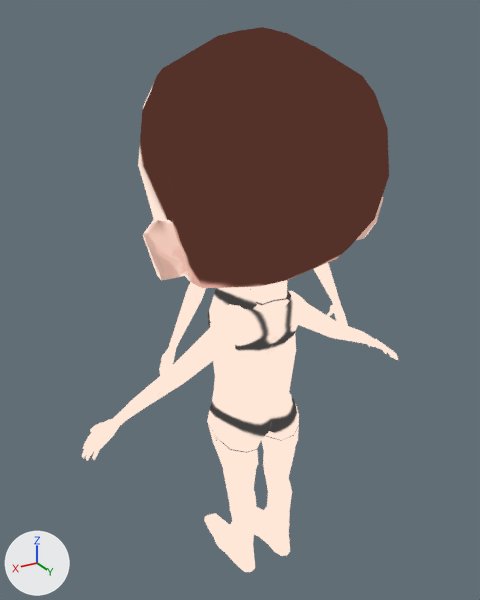
One commit to the Blender file BASEMESH/basemesh.blend: the scene before it, then after it.
Rendered twice from a 50 mm camera at (1.063, 1.666, 1.864) aimed at (0.035, -0.047, 1.008). Arrows for +X, +Y and +Z are at lower left; the lights stay in place.

Names of what the first picture shows: 'Chibi', 'Normal'.
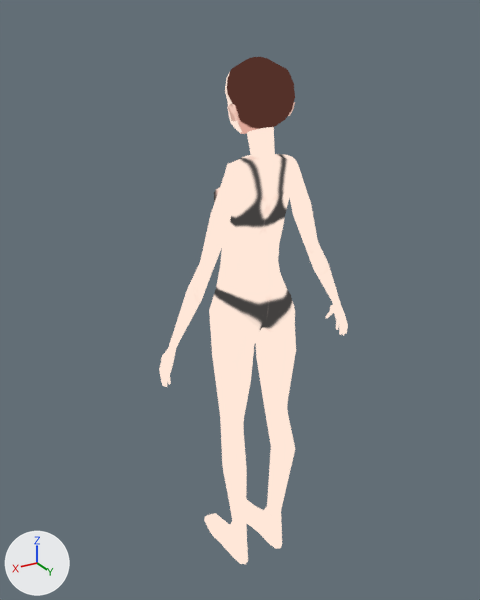
The change, as a list of edits to the scene's bpy script:
```text
Change ob_chibi:
    add ob_chibi.hide_set(True)
```

Where the change shows, as pixel boxes [x1, y1, x2, y2] in the pictures (480 x 600 px):
'Chibi', hidden: before [82, 27, 398, 572]
'Normal', unchanged, uncovered by the edit: before [159, 263, 348, 545]; after [159, 57, 348, 564]
